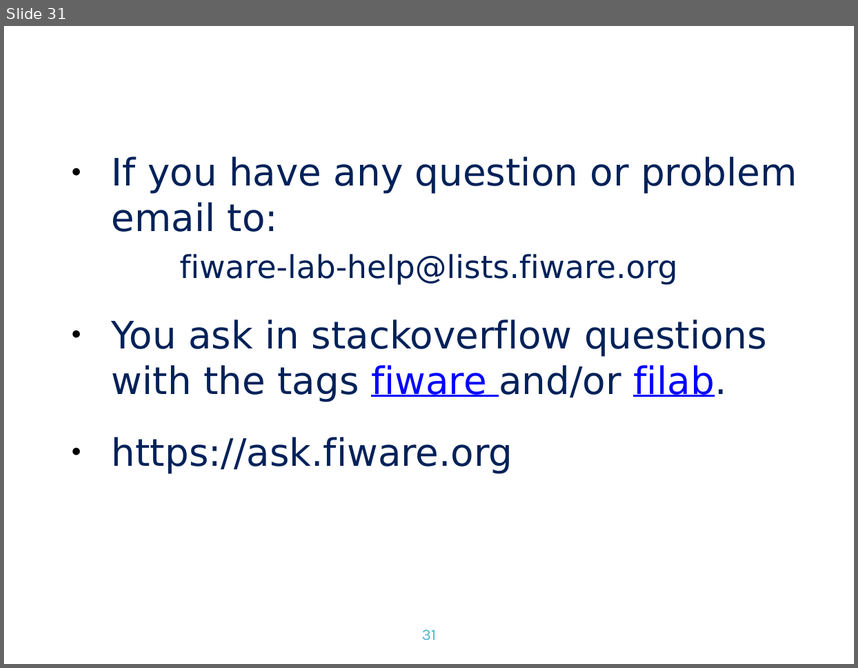
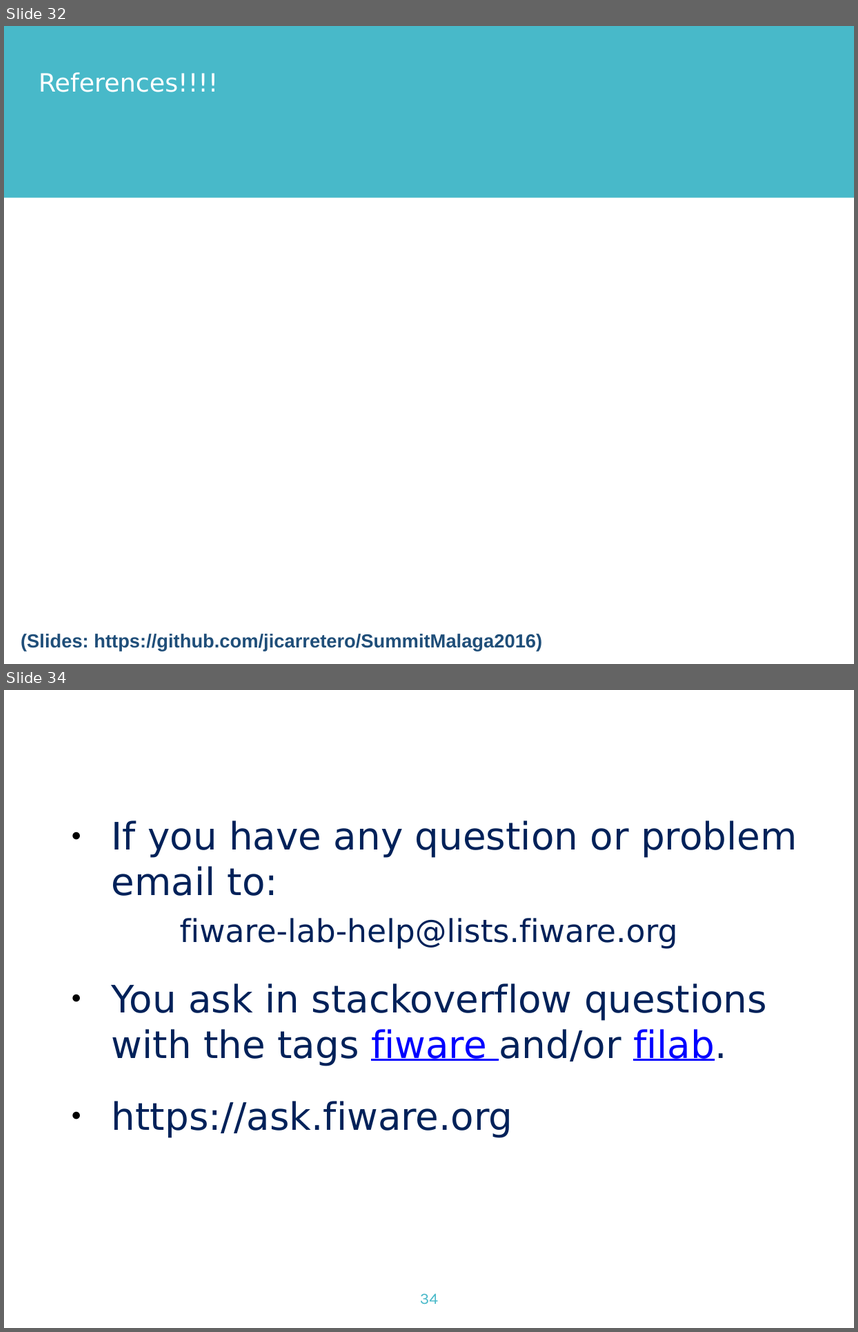
Before and after one commit to jicarretero/SummitMalaga2016, a slide deck: FiwareMalaga.odp. Shown one above the other, each under a label of ours: slide 31 before the commit, slides 32 and 34 after it; the slides between them are not shown. The pictures are 858x668 and 858x1332 pixels, drawn with LibreOffice and Linux fonts; fonts in the diff are those of the drawing; background and template pictures are left out. Boxes give left, top, right and bottom in pixels: in the first picture for what was removed or moved away, otherwise in the second. Text is boxed around its words. In the diff, an @@ line names an element or a change of style, - is before the commit and + after.

```diff
--- a/FiwareMalaga.odp
+++ b/FiwareMalaga.odp
@@ slide 32 added at <box>4,26,854,664</box>, background #FFFFFF @@
@@ rectangle added at <box>4,26,854,197</box>, fill #48B9C9 @@
@@ text added at <box>38,72,218,92</box>, 16 pt, text #FFFFFF @@
+References!!!!
@@ text added at <box>21,633,542,651</box>, 12 pt, text #1F4E79, bold @@
+(Slides: https://github.com/jicarretero/SummitMalaga2016)
@@ what was slide 31 is now slide 34 @@
@@ page number at <box>420,1293,438,1304</box>: text changed @@
-31
+34
```
Also in this commit, not shown: 11 slides changed, 2 other slides added, 7 other files.
